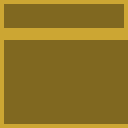
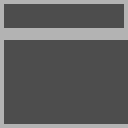
Layers edited between the first and the second 128 × 128 image:
removed layer "Rectangle 3" over <box>0,0,4,4</box>
painted on "Rectangle 7" over <box>0,124,128,128</box>
painted on "Rectangle 6" over <box>0,0,128,4</box>
painted on "Rectangle 5" over <box>0,0,4,128</box>
painted on "Rectangle 1 copy" over <box>0,28,128,40</box>
painted on "Rectangle 1 copy 3" over <box>124,0,128,28</box>
painted on "Rectangle 2" over <box>0,0,128,128</box>
